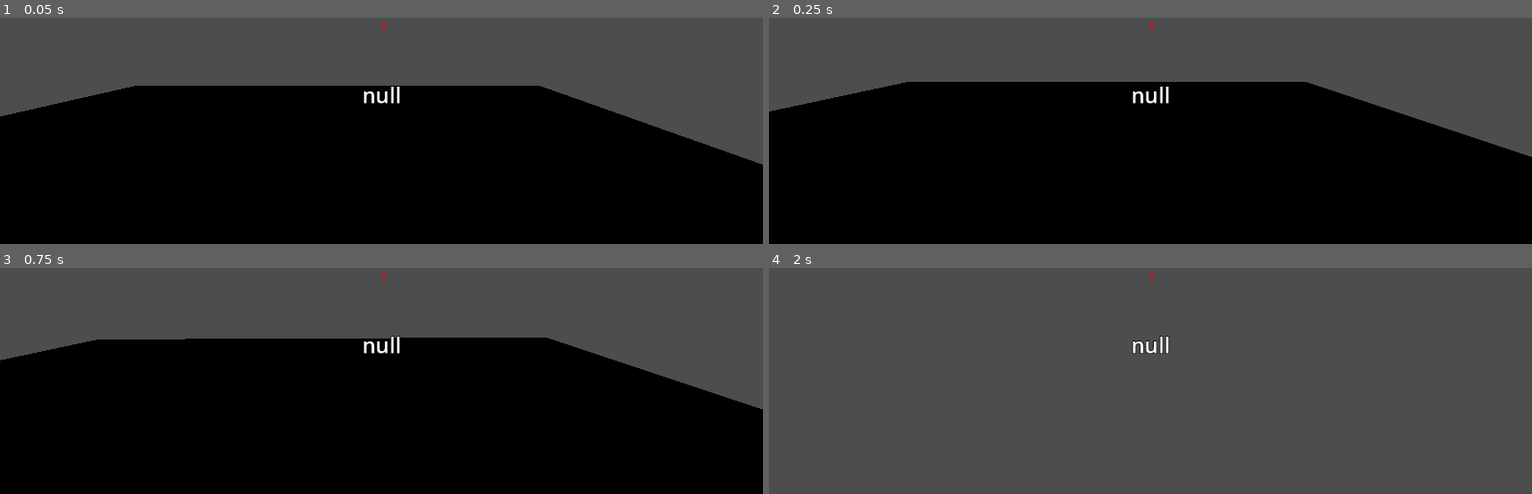
Above: before the commit, frames 1-4 (two rows, left to right).
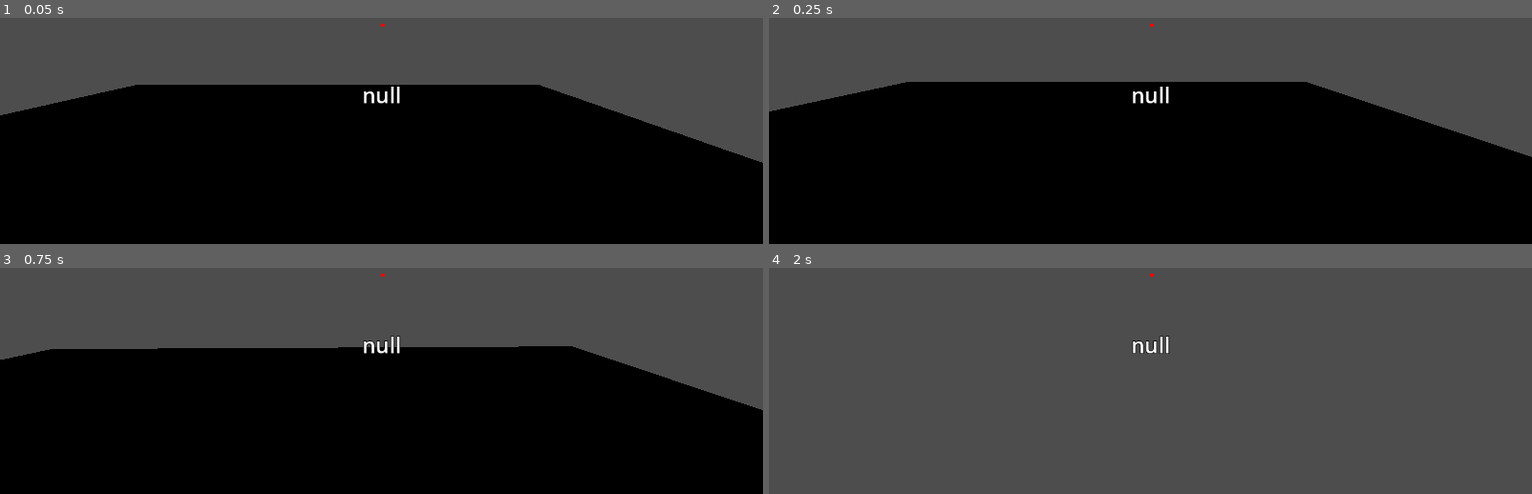
Above: after the commit, the same moments.

Repository: Twist-ttt/godot-interaction
Game: Godot game, scene res://Scenes/Game Scenes/Level/level_test.tscn
Two runs of this game, one before a commit and one after it. Both use one fixed random seed, a clock stepped at 60 frames per second and the inputs below.
Inputs (mouse positions are in pixels of both pictures, inside the frame that each line leads up to):
- Up to frame 1 (0.05 s): no input
- Up to frame 2 (0.25 s): no input
- Up to frame 3 (0.75 s): tap Enter at 0.5 s; move the mouse to (419, 279) at 0.52 s; hold W (move_forward) from 0.53 s (still down); hold E (interact) from 0.53 s (still down)
- Up to frame 4 (2 s): keep holding W (move_forward); tap Space (move_jump) at 0.77, 0.8, 1.07, 1.35, 1.52, 1.82 s; move the mouse to (1112, 281) at 1.27 s; release E (interact) at 1.28 s; tap E (interact) at 1.55 s

The runs differ from the first frame. In frame 1, 0.5% of the frame differs, in the area x 0-100%, y 29-65%; in frame 2, nothing differs; in frame 3, 2.6%, in the area x 0-100%, y 30-63%; in frame 4, nothing differs.

Commit message:
StateMachine初步实现
StateMachine挂在CharacterBody3D节点下，已经初步实现。但这版有个bug，跳跃的状态转换为：
[300] IDLE => FALL
[301] FALL => JUMP
[301] JUMP => FALL
[364] FALL => LANDING
[364] LANDING => IDLE

[300] IDLE => FALL
[301] FALL => JUMP
这里顺序有问题，但我对照2D的找半天没找着哪里写错了。

Diff:
--- a/Common/State Managenment/StateMachine.gd
+++ b/Common/State Managenment/StateMachine.gd
@@ -12,7 +12,7 @@
 	set(v):#当current_state的值将要变化时，v=新值，此时current_state还未更新
 		# 状态变化时通知owner
 		# transition_state处理状态切换时的清理和初始化工作
-		owner.transtion_state(current_state, v)
+		owner.transition_state(current_state, v)
 		# 更新当前状态，这里赋值不会重新执行set()
 		current_state = v
 		state_time = 0
--- /dev/null
+++ b/Scenes/Game Scenes/Entities/NPC Test/npc_test.gd
@@ -0,0 +1,3 @@
+extends CharacterBody3D
+
+var prompt_message : = "NPC_test"
--- a/Scenes/Game Scenes/Entities/NPC Test/npc_test.tscn
+++ b/Scenes/Game Scenes/Entities/NPC Test/npc_test.tscn
@@ -1,5 +1,6 @@
-[gd_scene load_steps=6 format=3 uid="uid://bctk3s1t347or"]
+[gd_scene load_steps=7 format=3 uid="uid://bctk3s1t347or"]
 
+[ext_resource type="Script" uid="uid://bih1bw6rl7i73" path="res://Scenes/Game Scenes/Entities/NPC Test/npc_test.gd" id="1_6fjjo"]
 [ext_resource type="Script" uid="uid://hoxw4certtso" path="res://Scenes/Tools/Interact Ray/InteractAble.gd" id="1_lrvio"]
 
 [sub_resource type="BoxShape3D" id="BoxShape3D_fbwhf"]
@@ -21,6 +22,7 @@
 
 [node name="NPC_test" type="CharacterBody3D" groups=["Operable Object"]]
 collision_layer = 4
+script = ExtResource("1_6fjjo")
 
 [node name="Area3D" type="Area3D" parent="."]
 collision_layer = 4
--- a/Scenes/Game Scenes/Entities/Player Test/player_test.gd
+++ b/Scenes/Game Scenes/Entities/Player Test/player_test.gd
@@ -1,6 +1,6 @@
 extends CharacterBody3D
 
-
+var prompt_message : = "Player_test"
 @export var WALK_SPEED : float = 10
 @export var RUN_SPEED : float = 16
 @export var JUMP_VELOCITY : float = 10
@@ -12,16 +12,25 @@
 @onready var head: Node3D = $Head
 @onready var camera_3d: Camera3D = $Head/Camera3D
 
+@onready var coyote_timer: Timer = $CoyoteTimer
+@onready var jump_request_timer: Timer = $JumpRequestTimer
+
+@onready var animation_player: AnimationPlayer = $AnimationPlayer
 
 #测试用
 enum State{
 	IDLE,
 	WALK,
+	JUMP,
 	RUNNING,
-	JUMP,
 	FALL,
 	LANDING
 }
+
+const GROUND_STATES :=[
+	State.IDLE, State.WALK, State.RUNNING,
+	State.LANDING
+]
 
 var head_angle : float
 var look_rot : Vector2
@@ -31,11 +40,14 @@
 
 
 func move(delta: float) -> void:
+	if Input.is_action_just_pressed("move_jump"):
+		jump_request_timer.start()
 	if not is_on_floor():
 		velocity.y -= GRAVITY * delta
 	else :
 		if Input.is_action_just_pressed("move_jump"):
-			print("1")
+			jump_request_timer.stop()
+			print("jump")
 			velocity.y = JUMP_VELOCITY
 
 
@@ -83,56 +95,101 @@
 
 
 
+func tick_physics(state: State, delta: float) -> void:
+	match state:
+		State.IDLE:
+			move(delta)
+		State.WALK:
+			move(delta)
+		State.JUMP:
+			move(delta)
+		State.RUNNING:
+			move(delta)
+		State.FALL:
+			move(delta)
+		State.LANDING:
+			move(delta)
 
 
 
 
+func get_next_state(state: State) -> State:
+	var can_jump := is_on_floor() or coyote_timer.time_left > 0
+	var should_jump := can_jump and jump_request_timer.time_left > 0
+	if should_jump:
+		return State.JUMP
+
+	if state in GROUND_STATES and not is_on_floor():
+		return State.FALL
+
+	var input_dir := Input.get_vector("move_left", "move_right", "move_forward", "move_backward")
+	var is_still := input_dir.length_squared() < 0.0001 and is_zero_approx(velocity.x) and is_zero_approx(velocity.z)
 
 
 
 
-#func tick_physics(state: State, delta: float) -> void:
-	#match state:
-		#State.IDLE:
-			#move(delta)
-		#State.WALK:
-#
-		#State.RUNNING:
-#
-		#State.JUMP:
-#
-		#State.FALL:
-#
-		#State.LANDING:
-#
-#func get_next_state(state: State) -> State:
-	#match state:
-		#State.IDLE:
-#
-		#State.WALK:
-#
-		#State.RUNNING:
-#
-		#State.JUMP:
-#
-		#State.FALL:
-#
-		#State.LANDING:
-##
-##
-##
-###主要用来播动画
-##func transition_state(from: State, to: State) -> void:
-	##match to:
-		##State.IDLE:
-			##pass
-		##State.WALK:
-			##pass
-		##State.RUNNING:
-			##pass
-		##State.JUMP:
-			##pass
-		##State.FALL:
-			##pass
-		##State.LANDING:
-			##pass
+	match state:
+		State.IDLE:
+			if not is_still:
+				return State.WALK
+
+		State.WALK:
+			if is_still:
+				return State.IDLE
+
+		State.JUMP:
+			if velocity.y >= 0:
+				return State.FALL
+
+		State.RUNNING:
+			if is_still:
+				return State.IDLE
+
+		State.FALL:
+			if is_on_floor():
+				return State.LANDING if is_still else State.WALK
+
+		State.LANDING:
+			if not is_still:
+				return State.WALK
+
+			if not animation_player.is_playing():
+				return State.IDLE
+	return state
+
+
+
+#主要用来播动画
+func transition_state(from: State, to: State) -> void:
+	print("[%s] %s => %s" % [
+		Engine.get_physics_frames(),
+		State.keys()[from] if from != -1 else "<START>",
+		State.keys()[to],
+	])
+
+	if from not in GROUND_STATES and to in GROUND_STATES:
+		coyote_timer.stop()
+
+	match to:
+		State.IDLE:
+			animation_player.play("idle")
+
+		State.WALK:
+			animation_player.play("walk")
+
+		State.JUMP:
+			animation_player.play("jump")
+			velocity.y = JUMP_VELOCITY
+			coyote_timer.stop()
+			jump_request_timer.stop()
+
+		State.RUNNING:
+			animation_player.play("running")
+
+		State.FALL:
+			animation_player.play("fall")
+			if from in GROUND_STATES: #只有从地面状态进入FALL时才启动coyote timer
+				coyote_timer.start()
+
+		State.LANDING:
+			animation_player.play("landing")
--- a/Scenes/Game Scenes/Entities/Player Test/player_test.tscn
+++ b/Scenes/Game Scenes/Entities/Player Test/player_test.tscn
@@ -1,8 +1,9 @@
-[gd_scene load_steps=7 format=3 uid="uid://bh27fq5ex8lc7"]
+[gd_scene load_steps=10 format=3 uid="uid://bh27fq5ex8lc7"]
 
 [ext_resource type="Script" uid="uid://8eyilq4lned1" path="res://Scenes/Game Scenes/Entities/Player Test/player_test.gd" id="1_3tgmv"]
 [ext_resource type="PackedScene" uid="uid://l4mmycy7qjm5" path="res://Scenes/Tools/Interact Ray/InteractRay.tscn" id="2_avobc"]
 [ext_resource type="PackedScene" uid="uid://dt70r74ob0d36" path="res://Assets/Fonts/ui_test.tscn" id="3_iuxqa"]
+[ext_resource type="Script" uid="uid://bdo7c01gj7ham" path="res://Common/State Managenment/StateMachine.gd" id="4_6dgn2"]
 
 [sub_resource type="BoxShape3D" id="BoxShape3D_ow6kc"]
 size = Vector3(0.7, 2, 0.8)
@@ -17,6 +18,15 @@
 
 [sub_resource type="BoxMesh" id="BoxMesh_a6a0u"]
 size = Vector3(0.7, 2, 0.8)
+
+[sub_resource type="Animation" id="Animation_6dgn2"]
+resource_name = "IDLE"
+length = 2.0
+
+[sub_resource type="AnimationLibrary" id="AnimationLibrary_87f5y"]
+_data = {
+&"IDLE": SubResource("Animation_6dgn2")
+}
 
 [node name="Player_test" type="CharacterBody3D" groups=["Operable Object"]]
 collision_layer = 2
@@ -52,3 +62,20 @@
 offset_bottom = 40.0
 
 [node name="Control" parent="UI" instance=ExtResource("3_iuxqa")]
+
+[node name="StateMachine" type="Node" parent="."]
+script = ExtResource("4_6dgn2")
+metadata/_custom_type_script = "uid://bdo7c01gj7ham"
+
+[node name="CoyoteTimer" type="Timer" parent="."]
+wait_time = 0.1
+one_shot = true
+
+[node name="JumpRequestTimer" type="Timer" parent="."]
+wait_time = 0.1
+one_shot = true
+
+[node name="AnimationPlayer" type="AnimationPlayer" parent="."]
+libraries = {
+&"": SubResource("AnimationLibrary_87f5y")
+}
--- /dev/null
+++ b/Scenes/Tools/Interact Ray/InteractSingalManage.gd
@@ -0,0 +1,13 @@
+extends Node
+
+func _ready() -> void:
+
+	add_user_signal("Interact")
+
+
+func find_opearable_objcet():
+	var opearable_objcet = []
+
+	var parent = get_parent()
+
+func _traverse_children(node)
--- a/Scenes/Tools/Interact Ray/interactRay.gd
+++ b/Scenes/Tools/Interact Ray/interactRay.gd
@@ -1,13 +1,23 @@
-extends RayCast3D
+extends RayCast3D  # 继承自 RayCast3D 节点，用于检测射线碰撞
 
-
-@onready var prompt: Label = $Prompt
+@onready var prompt: Label = $Prompt  # 引用场景中的 Label 节点，用于显示交互提示
 
 func _physics_process(delta: float) -> void:
-	prompt.text= "null"
-	if is_colliding():
-		var collider = get_collider()
-		var interactable_node = collider.get_node("InteractAble")
-		if interactable_node and interactable_node is InteractAble:
+	# 每帧物理更新时执行
+	prompt.text = "null"  # 默认将提示文本设为 "null"
+
+	if is_colliding():  # 检查射线是否碰撞到物体
+		var collider = get_collider()  # 获取碰撞到的物体
+		var interactable_node = collider  # 将碰撞物体赋值给可交互节点变量
+
+		# 检查碰撞物体是否属于 "Operable Object" 组
+		if interactable_node.is_in_group("Operable Object"):
+			# 如果属于可操作对象组，为其添加 "interact" 用户信号
+			interactable_node.add_user_signal("interact")
+
+		# 检查碰撞物体是否存在 "interact" 用户信号
+		if interactable_node and interactable_node.has_user_signal("interact"):
+			# 如果玩家按下交互键（"interact" 动作）
 			if Input.is_action_pressed("interact"):
-				prompt.text =interactable_node.prompt_message + " " + collider.name
+				# 在提示文本中显示碰撞物体的名称
+				prompt.text = collider.name
Not shown, added: Scenes/Game Scenes/Entities/NPC Test/npc_test.gd.uid
Not shown, added: Scenes/Tools/Interact Ray/InteractSingalManage.gd.uid
